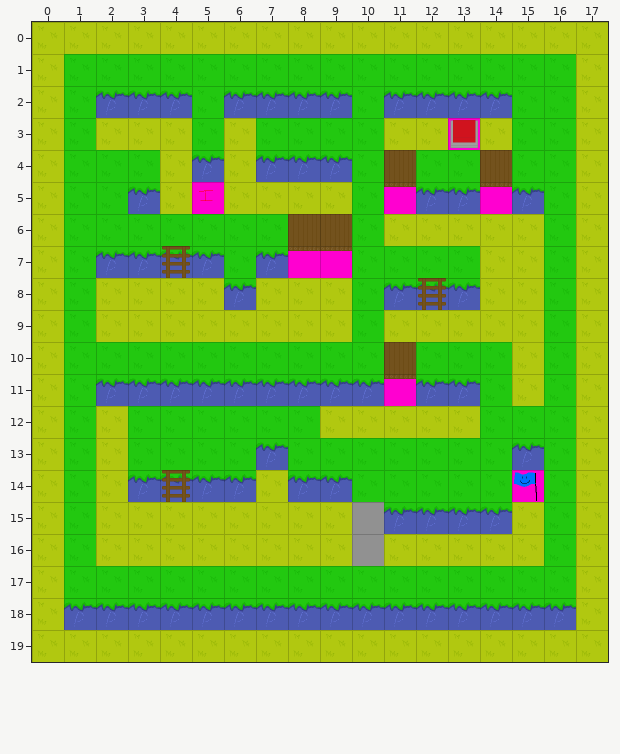
Tiled map -- levels/level1/level1.tmx. The picture above is the old version.
Cells are 64x64 px. Shown: x 0..17, y 0..19.
The result:
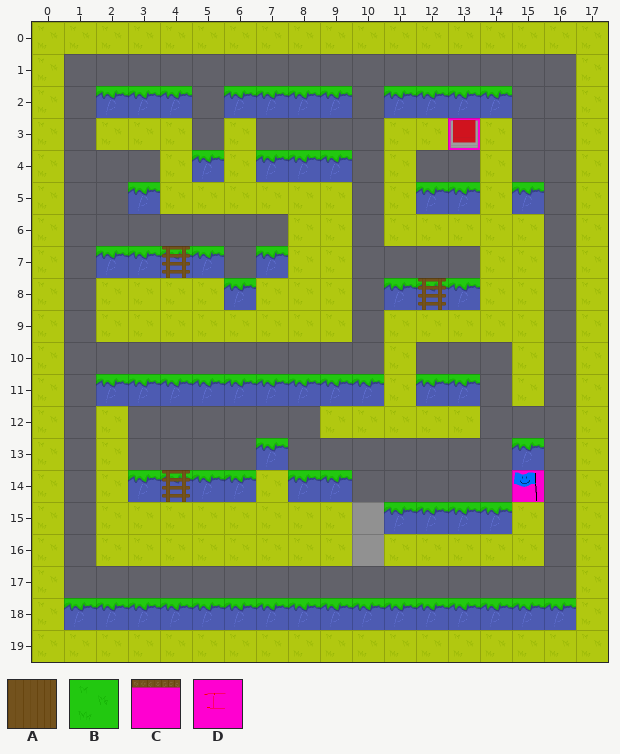
Key: from "spritesheet": A 2, B 4, C 6, D 12.
_ is an empty cell.
Tiles replaced or removed in this view: A, B, C, D.
What changed:
Changed rows in their new state; . is an unchanged cell.
Layer "back2":
first column x 5:
 5 _
Layer "front" (now hidden):
first column x 1:
 1 ________________
 2 _..._...._....__
 3 _..._.____....__
 4 ___......_______
 5 __.......__.._._
 6 __________....._
 7 _...._.______.._
 8 _........_....._
 9 _........_....._
10 ______________._
11 _........._.._._
12 _.______.....___
13 _.____._______._
14 _........_____._
15 _.............._
16 _.............._
17 ________________
Boxes around the changes in both pictures, in picture pixels (x1, y1, x2, y2):
removed: (64, 54, 576, 598)
